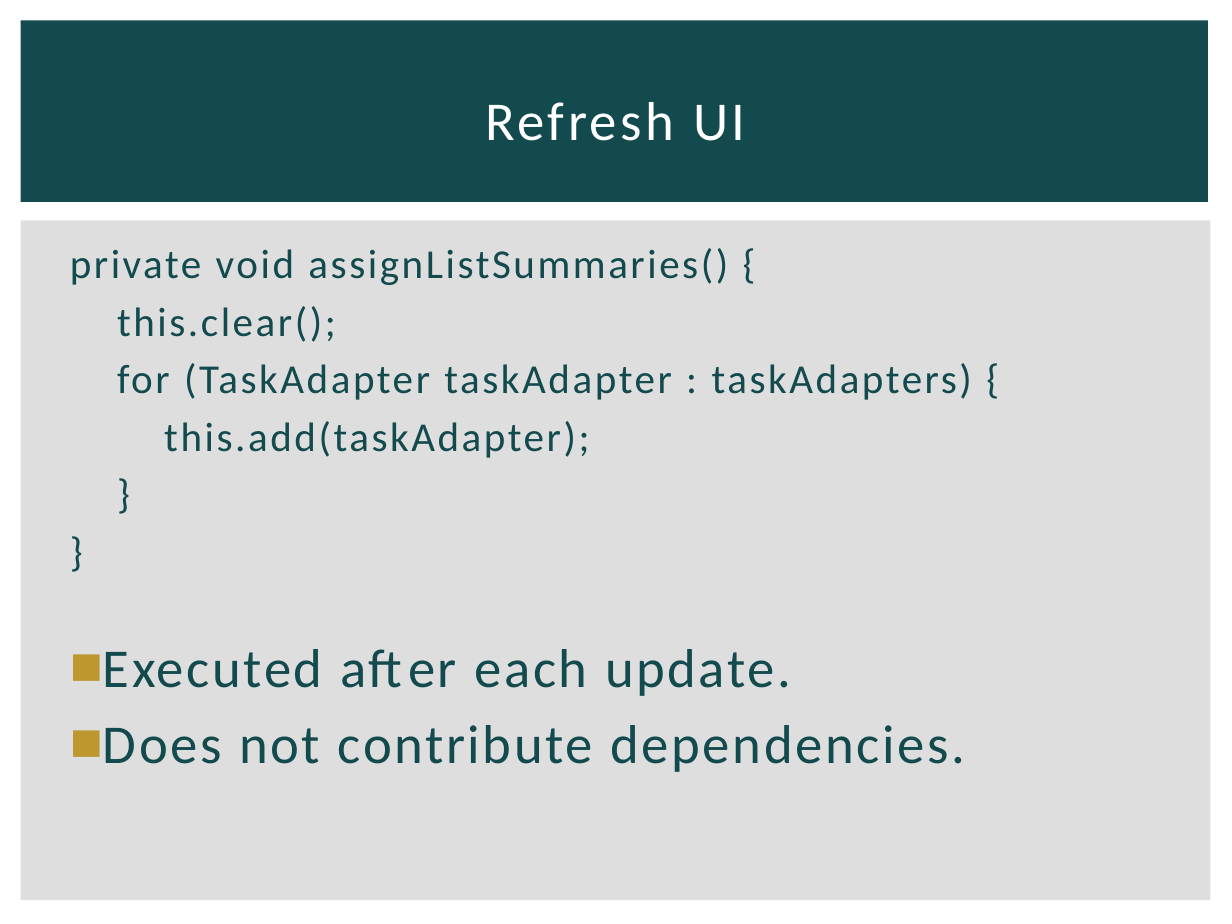
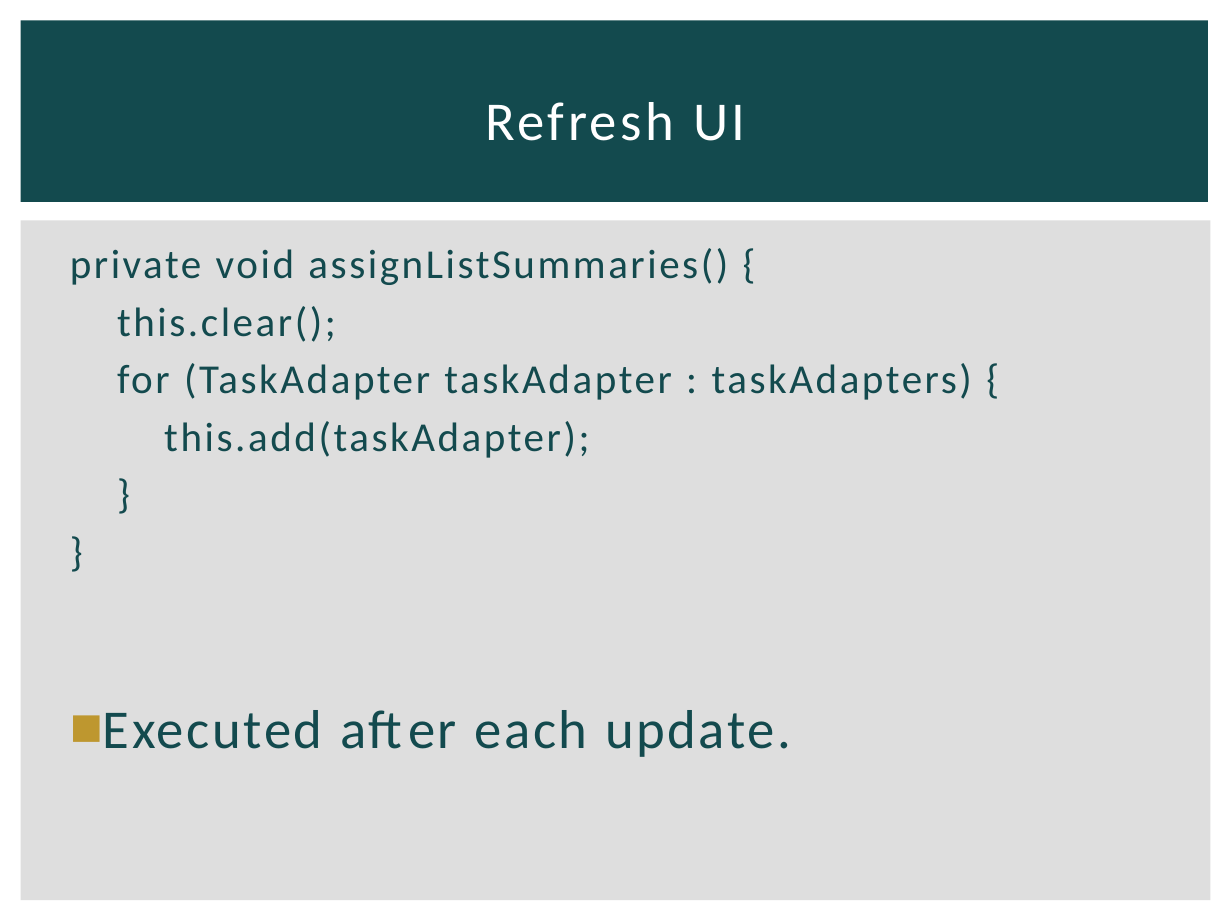
Before and after one commit to michaellperry/CorrespondenceAndroid, a slide deck: slide 17 of Collaborative Android Apps.pptx (slide 14 before the commit). Drawn at 1232x924 pixels with LibreOffice and Linux fonts; fonts in the diff are those of the drawing. Boxes give left, top, right and bottom in pixels: in the first picture for what was removed or moved away, otherwise in the second. Text is boxed around its words. In the diff, an @@ line names an element or a change of style, - is before the commit and + after.

```diff
--- a/Collaborative Android Apps.pptx
+++ b/Collaborative Android Apps.pptx
@@ text "Executed after each update." moved from (x1=103, y1=649, x2=965, y2=772) to (x1=103, y1=710, x2=791, y2=757) @@
@@ text at (x1=103, y1=725, x2=965, y2=772): paragraph removed @@
-■ Does not contribute dependencies.
```
Also in this commit, not shown: 3 other slides changed, 3 slides added, 1 slide removed.
